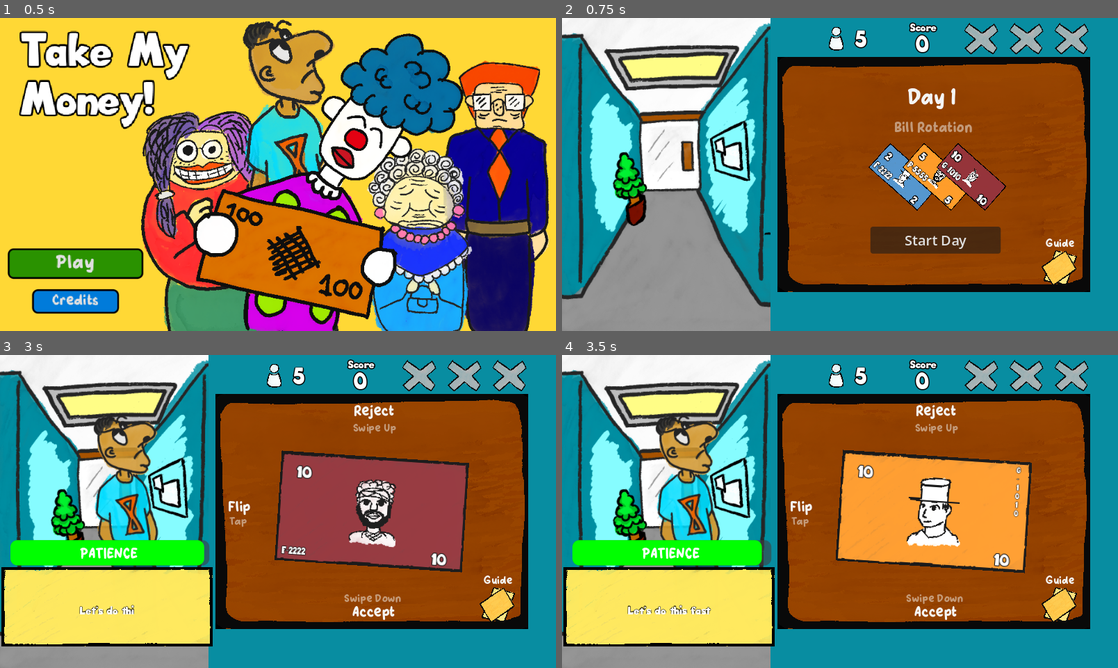
Above: before the commit, frames 1-4 (two rows, left to right).
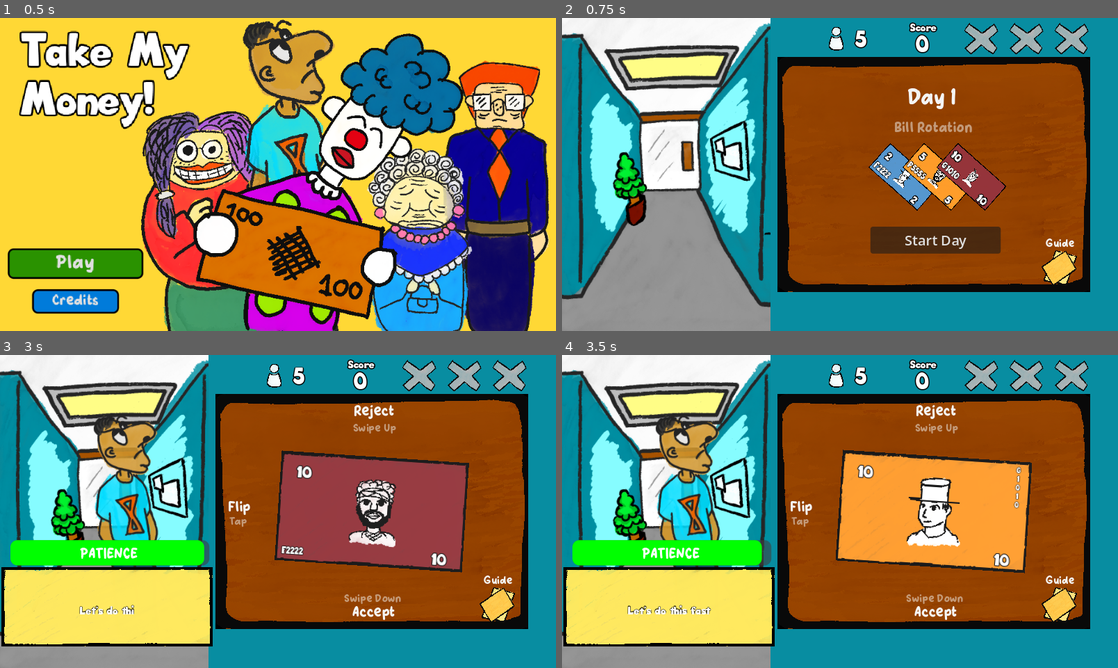
Above: after the commit, the same moments.

Repository: KaitoGameDev/brackeys-gj-2026-2
Game: Godot game, scene res://source/main_menu.tscn
Same seed, same stepped clock (60 frames per second), same inputs: the game is played once before the commit and once after it.
Inputs (mouse positions are in pixels of both pictures, inside the frame that each line leads up to):
- Up to frame 1 (0.5 s): no input
- Up to frame 2 (0.75 s): click "Play" at 0.5 s
- Up to frame 3 (3 s): click "Start Day" at 1.25 s; move the mouse to (400, 495) at 2.02 s; click (400, 495) at 2.17 s; move the mouse to (166, 527) at 2.77 s; click (166, 527) at 2.92 s
- Up to frame 4 (3.5 s): no input

Frame 1 is identical in both runs. In frame 2, 0.2% of the frame differs, in the area x 56-72%, y 46-53%; in frame 3, less than 0.1%; in frame 4, less than 0.1%.

Commit message:
fix: adjusted serial numbers of the bills

Diff:
--- a/resources/money/100_bill.tres
+++ b/resources/money/100_bill.tres
@@ -11,6 +11,6 @@
 back_color = Color(0.3764706, 0.29803923, 0.18039216, 1)
 front_stamp = ExtResource("1_p8vof")
 back_stamp = ExtResource("1_p8vof")
-front_serial = "S-100100"
-back_serial = "S-100100"
+front_serial = "S1M0N"
+back_serial = "S1M0N"
 base_score = 50
--- a/resources/money/10_bill.tres
+++ b/resources/money/10_bill.tres
@@ -11,6 +11,6 @@
 back_color = Color(0.58431375, 0.20392157, 0.23137255, 1)
 front_stamp = ExtResource("1_3q18k")
 back_stamp = ExtResource("1_3q18k")
-front_serial = "G-1010"
-back_serial = "G-1010"
+front_serial = "G1010"
+back_serial = "G1010"
 base_score = 50
--- a/resources/money/20_bill.tres
+++ b/resources/money/20_bill.tres
@@ -11,6 +11,6 @@
 back_color = Color(0.70980394, 0.2901961, 0.6627451, 1)
 front_stamp = ExtResource("1_isa8a")
 back_stamp = ExtResource("1_isa8a")
-front_serial = "L-2020"
-back_serial = "L-2020"
+front_serial = "L2020"
+back_serial = "L2020"
 base_score = 50
--- a/resources/money/2_bill.tres
+++ b/resources/money/2_bill.tres
@@ -11,6 +11,6 @@
 back_color = Color(0.33333334, 0.5921569, 0.8156863, 1)
 front_stamp = ExtResource("1_2ue68")
 back_stamp = ExtResource("1_2ue68")
-front_serial = "F-2222"
-back_serial = "F-2222"
+front_serial = "F2222"
+back_serial = "F2222"
 base_score = 50
--- a/resources/money/50_bill.tres
+++ b/resources/money/50_bill.tres
@@ -11,6 +11,6 @@
 back_color = Color(0.41960785, 0.5411765, 0.21960784, 1)
 front_stamp = ExtResource("1_aen0p")
 back_stamp = ExtResource("1_aen0p")
-front_serial = "A-5050"
-back_serial = "A-5050"
+front_serial = "A5050"
+back_serial = "A5050"
 base_score = 50
--- a/resources/money/5_bill.tres
+++ b/resources/money/5_bill.tres
@@ -11,6 +11,6 @@
 back_color = Color(1, 0.6156863, 0.16470589, 1)
 front_stamp = ExtResource("1_od5j6")
 back_stamp = ExtResource("1_od5j6")
-front_serial = "P-5555"
-back_serial = "P-5555"
+front_serial = "P5555"
+back_serial = "P5555"
 base_score = 50
